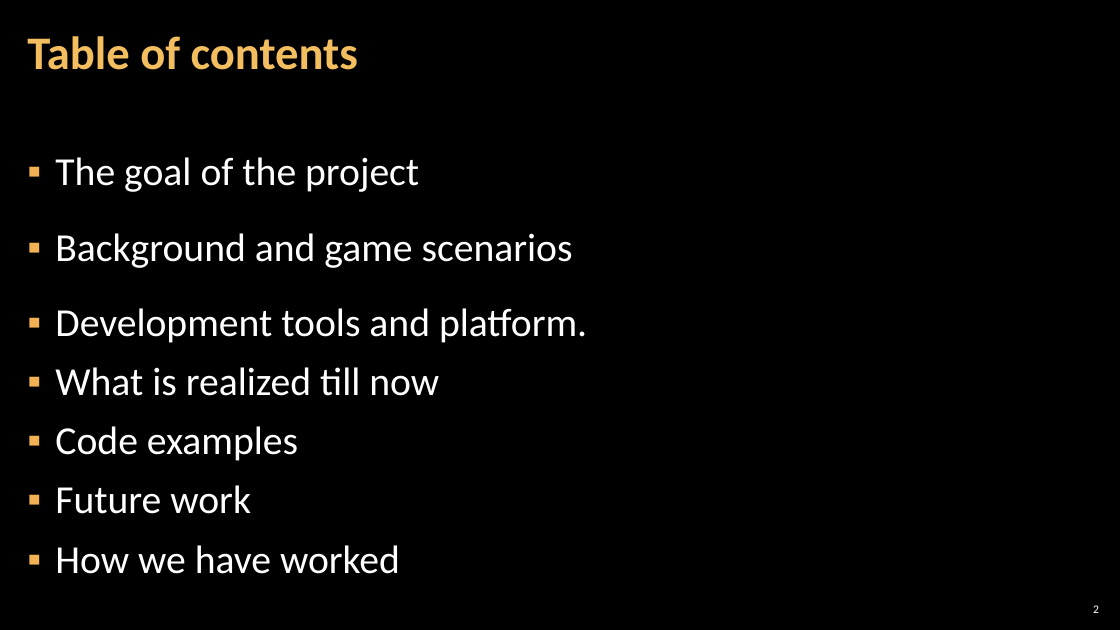
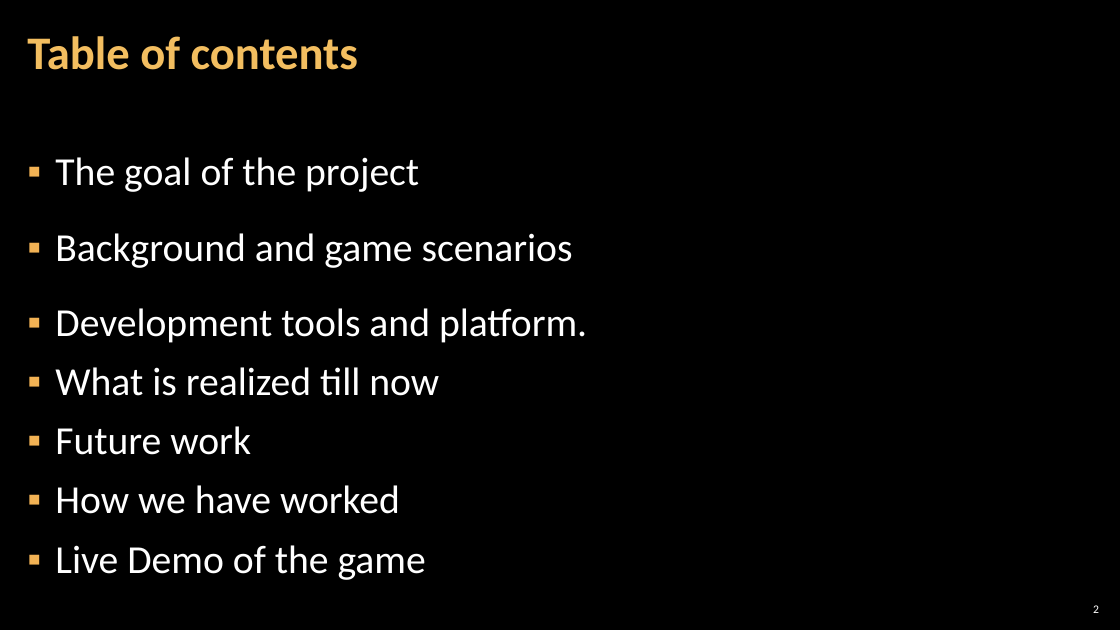
Before and after one commit to stilberk/The-Game, a slide deck: slide 2 of Presentation/Team_Feynman_Game_Presentation.pptx. Drawn at 1120x630 pixels with LibreOffice and Linux fonts; fonts in the diff are those of the drawing; background and template pictures are left out. Boxes give left, top, right and bottom in pixels: in the first picture for what was removed or moved away, otherwise in the second. Text is boxed around its words. In the diff, an @@ line names an element or a change of style, - is before the commit and + after.

```diff
--- a/Presentation/Team_Feynman_Game_Presentation.pptx
+++ b/Presentation/Team_Feynman_Game_Presentation.pptx
@@ text at bbox=[55, 426, 298, 461]: paragraph removed @@
-▪ Code examples
@@ text at bbox=[55, 545, 426, 580]: paragraph added @@
+▪ Live Demo of the game
```
Also in this commit, not shown: 2 other slides changed, 1 slide added, 1 slide removed.
